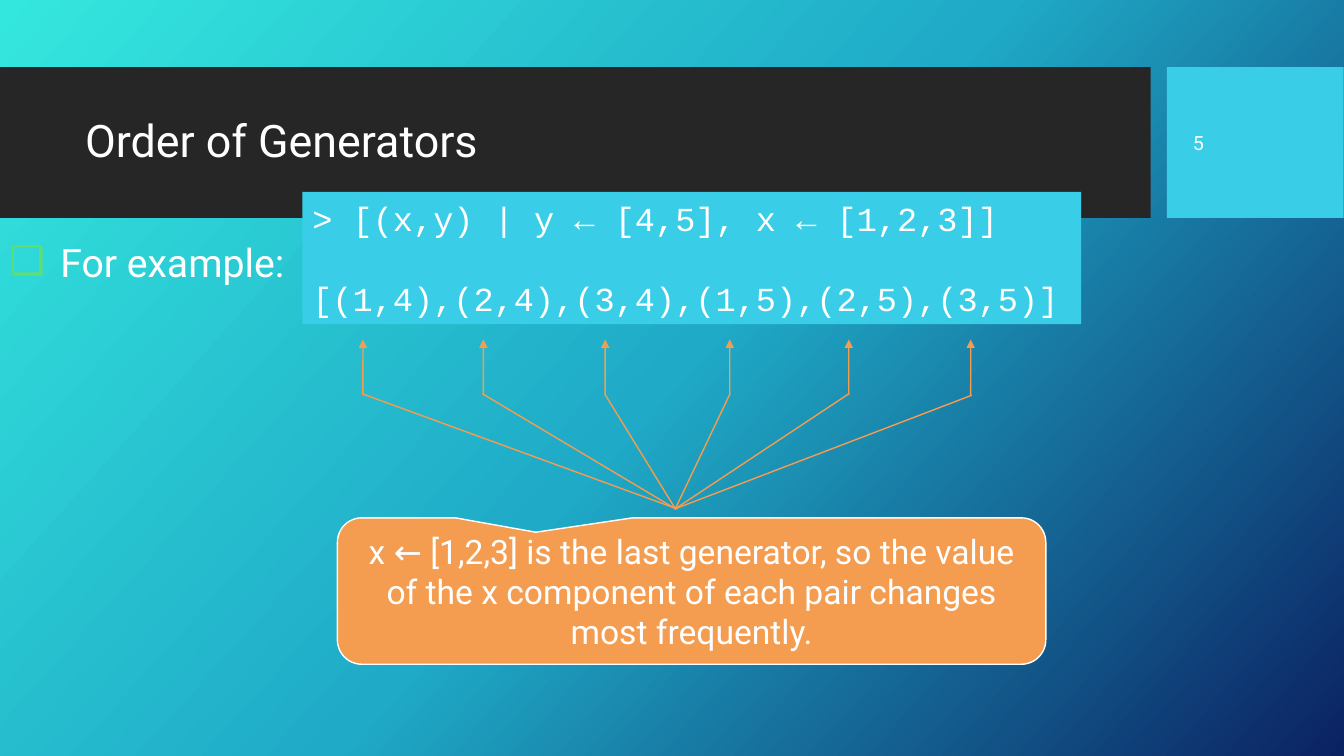
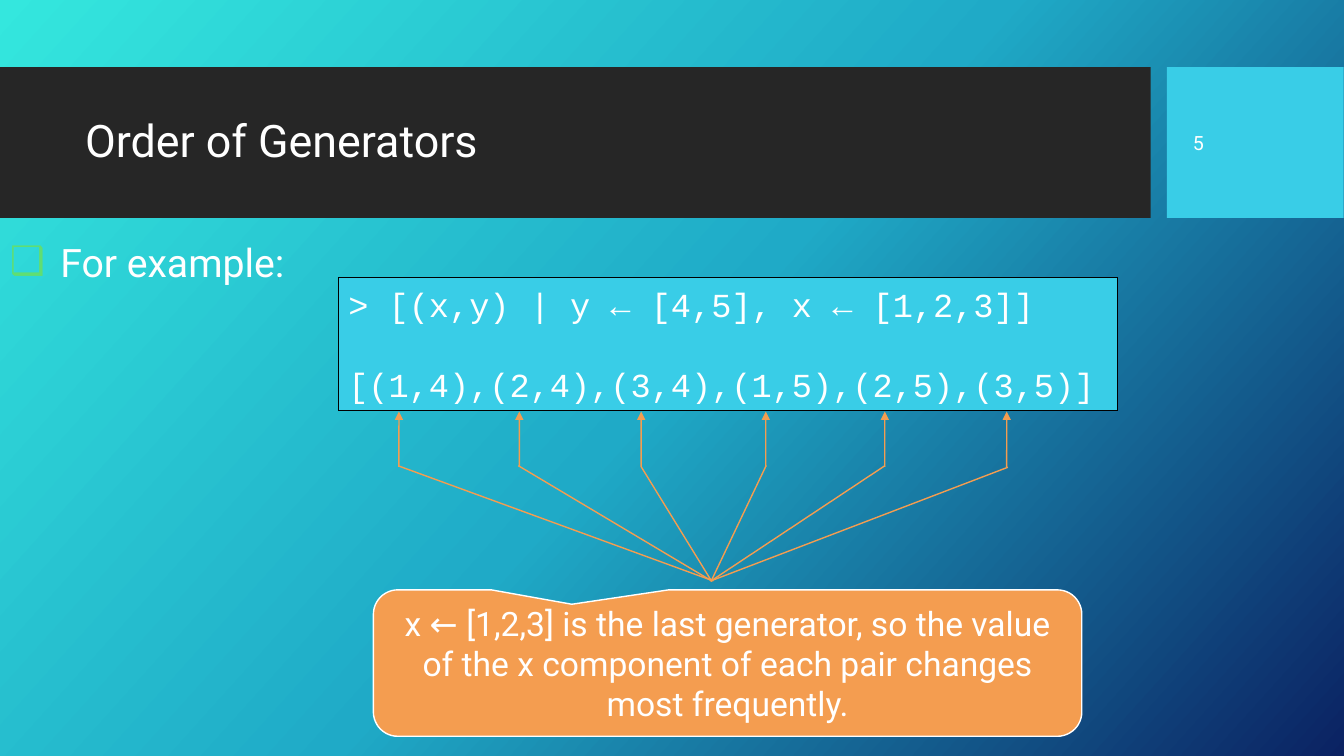
Before and after one commit to Fun-Prog-26/fun-prog-26, a slide deck: slide 6 of topic05-list-comprehensions/unit-05a-lectures/talk-1/a-list-comprehensions.pptx. Drawn at 1344x756 pixels with LibreOffice and Linux fonts; fonts in the diff are those of the drawing; background and template pictures are left out. Boxes give left, top, right and bottom in pixels: in the first picture for what was removed or moved away, otherwise in the second. Text is boxed around its words. In the diff, an @@ line names an element or a change of style, - is before the commit and + after.

```diff
--- a/topic05-list-comprehensions/unit-05a-lectures/talk-1/a-list-comprehensions.pptx
+++ b/topic05-list-comprehensions/unit-05a-lectures/talk-1/a-list-comprehensions.pptx
@@ rectangle "> [(x,y) | y ← ...": place and size @@
-rectangle "> [(x,y) | y ← ..." at [302,192,1082,324]
+rectangle "> [(x,y) | y ← ..." at [339,278,1118,410]
@@ rectangle "> [(x,y) | y ← ..." at [339,278,1118,410]: outline none to #000000 0.75 pt @@
@@ line moved from (606, 395) - (676, 509) to (642, 468) - (712, 581) @@
@@ 6 arrows, 4 lines, 1 rounded speech box: place and size @@
-6 arrows, 4 lines, 1 rounded speech box at [338,340,1047,664]
+6 arrows, 4 lines, 1 rounded speech box at [373,411,1082,736]
@@ line moved from (676, 509) - (972, 395) to (712, 581) - (1007, 468) @@
```
Also in this commit, not shown: 19 other slides changed, 17 other files.
